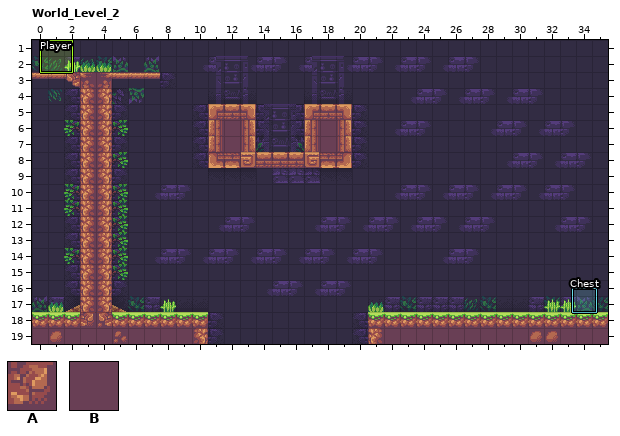
Two versions of a level (LDtk project, assets/Typical_2D_platformer_example.ldtk). Above is the file before it was changed.
Cells are 16x16 px. Shown: World_Level_2 x 0..35, y 1..19. The commit also changed other parts of the map, which this record leaves out.
Key: from "Collisions": A 1 "dirt", B 3 "stone".
_ is an empty cell.
Objects are placed by their top-left corner, in cells (3,4 is the top-left corner of cell 3,4); size is 1x1 cell unless given.
Layers that did not change in this view are not listed.
Layer "Collisions" before, first column x 0:
 1 ____________________________________
 2 ____________________________________
 3 AAAAAAAA____________________________
 4 ___AA_______________________________
 5 ___AA______BBB___BBB________________
 6 ___AA______BBB___BBB________________
 7 ___AA______BBB___BBB________________
 8 ___AA______BBBBBBBBB________________
 9 ___AA_______________________________
10 ___AA_______________________________
11 ___AA_______________________________
12 ___AA_______________________________
13 ___AA_______________________________
14 ___AA_______________________________
15 ___AA_______________________________
16 ___AA_______________________________
17 ___AA_______________________________
18 AAAAAAAAAAA__________AAAAAAAAAAAAAAA
19 AAAAAAAAAAA__________AAAAAAAAAAAAAAA
Objects on layer "Entities" before:
"Chest" rectangle at 33.8,16.5 size 1.5x1.5
"Player" rectangle at 0.5,1 size 2x2
Now the later version:
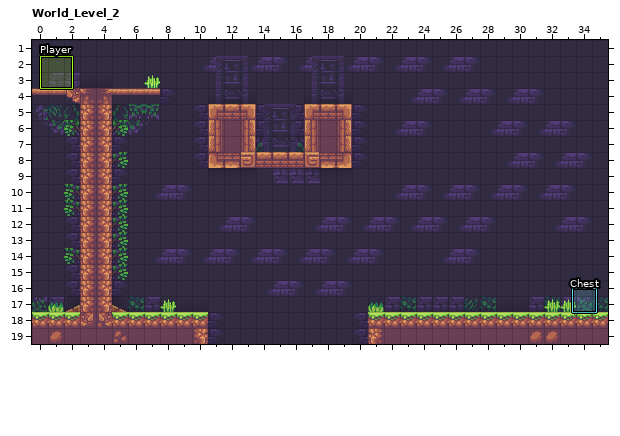
Difference:
Changed rows in their new state; . is an unchanged cell.
Layer "Collisions":
first column x 0:
 3 ________
 4 AAA..AAA
Layer "Entities":
changed: "Player" rectangle at 0.5,1 size 2x2 -> "Player" rectangle at 0.5,2 size 2x2
